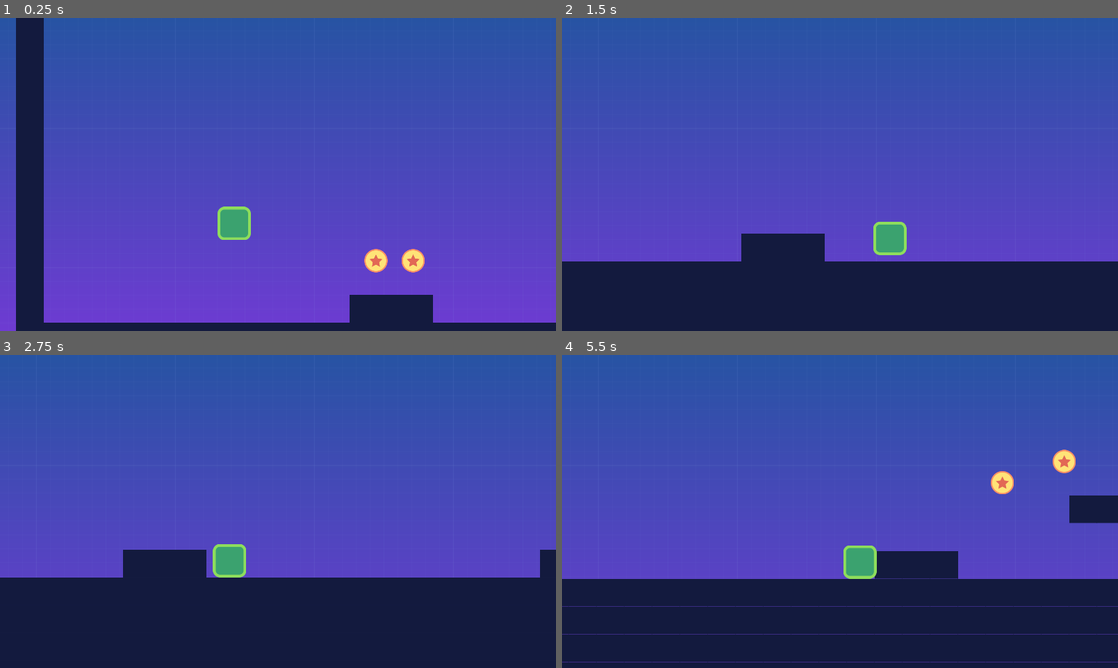
Above: before the commit, frames 1-4 (two rows, left to right).
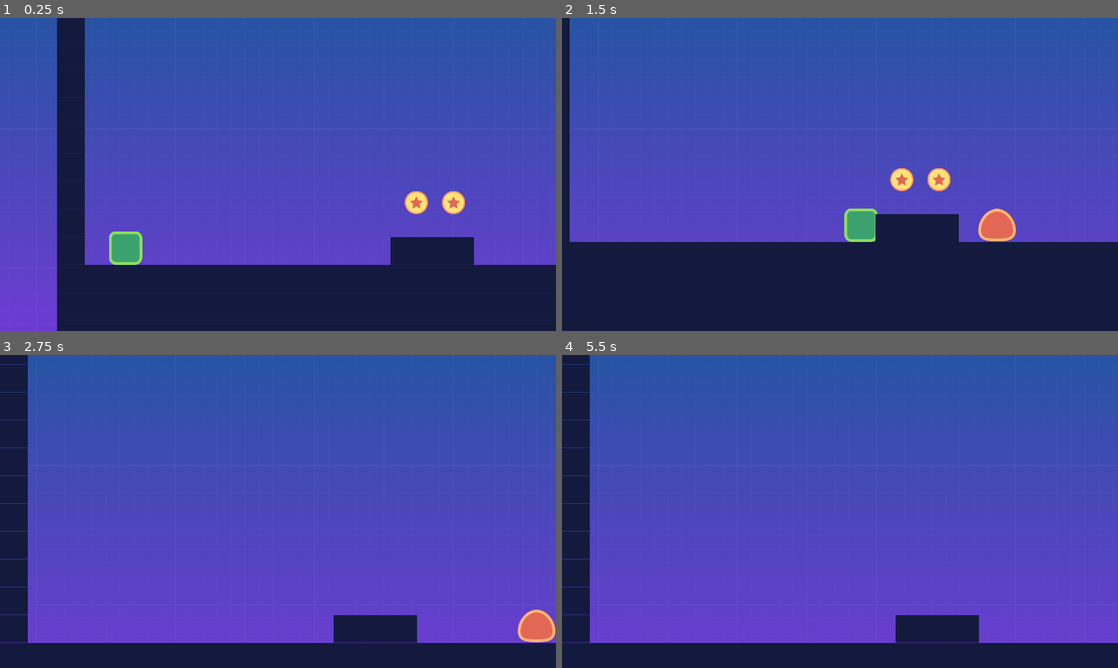
Above: after the commit, the same moments.

Repository: mai-soup/2DPlatformerGodot
Game: Godot game, scene res://src/Levels/Level01.tscn
Two runs of this game, one before a commit and one after it. Both use one fixed random seed, a clock stepped at 60 frames per second and the inputs below.
Inputs:
- Up to frame 1 (0.25 s): no input
- Up to frame 2 (1.5 s): hold D (move_right) from 0.53 s (still down); tap W (jump) at 0.77 s
- Up to frame 3 (2.75 s): tap W (jump) at 1.52 s; release D (move_right) at 2.03 s; hold A (move_left) from 2.03 s (still down)
- Up to frame 4 (5.5 s): release A (move_left) at 2.78 s; hold D (move_right) 2.78-4.28 s; tap W (jump) at 3.02, 3.77, 4.52 s; hold A (move_left) 4.28-5.03 s; hold D (move_right) from 5.03 s (still down)

The runs differ from the first frame. In frame 1, 27% of the frame differs, in the area x 2-100%, y 0-100%; in frame 2, 9.7%; in frame 3, 24%; in frame 4, 25%.

Commit message:
fix enemy and player not interacting properly, fix coins being stompable

Diff:
--- a/src/Actors/Enemy.tscn
+++ b/src/Actors/Enemy.tscn
@@ -7,7 +7,7 @@
 extents = Vector2( 39.5, 39 )
 
 [sub_resource type="RectangleShape2D" id=2]
-extents = Vector2( 50, 2.1875 )
+extents = Vector2( 50, 1.1875 )
 
 [node name="Enemy" type="KinematicBody2D"]
 collision_layer = 2
@@ -33,7 +33,7 @@
 collision_layer = 2
 
 [node name="CollisionShape2D" type="CollisionShape2D" parent="StompDetector"]
-position = Vector2( 0, -24.1875 )
+position = Vector2( 0, -25.1875 )
 shape = SubResource( 2 )
 
 [connection signal="body_entered" from="StompDetector" to="." method="_on_StompDetector_body_entered"]
--- a/src/Actors/Player.gd
+++ b/src/Actors/Player.gd
@@ -11,7 +11,7 @@
 func _physics_process(delta: float) -> void:
 	var is_jump_interrupted: = Input.is_action_just_released("jump") and _velocity.y < 0.0
 	_velocity = calculate_move_velocity(_velocity, get_direction(), speed, is_jump_interrupted)
-	_velocity = move_and_slide(_velocity, Vector2.UP)
+	_velocity.y = move_and_slide(_velocity, Vector2.UP).y
 
 func get_direction() -> Vector2:
 	# moving to the right is 1.0, to the left is -1.0
--- a/src/Actors/Player.tscn
+++ b/src/Actors/Player.tscn
@@ -7,7 +7,7 @@
 extents = Vector2( 42, 43.5 )
 
 [sub_resource type="RectangleShape2D" id=2]
-extents = Vector2( 46, 44.5 )
+extents = Vector2( 46, 47.5 )
 
 [node name="Player" type="KinematicBody2D"]
 collision_mask = 8
@@ -36,10 +36,9 @@
 [node name="EnemyDetector" type="Area2D" parent="."]
 modulate = Color( 0.0196078, 0.0431373, 0.654902, 1 )
 collision_mask = 2
-monitorable = false
 
 [node name="CollisionShape2D" type="CollisionShape2D" parent="EnemyDetector"]
-position = Vector2( 0, -41.5 )
+position = Vector2( 0, -44.5 )
 shape = SubResource( 2 )
 
 [connection signal="area_entered" from="EnemyDetector" to="." method="_on_EnemyDetector_area_entered"]
--- a/src/Levels/Level01.tscn
+++ b/src/Levels/Level01.tscn
@@ -23,6 +23,12 @@
 margin_bottom = 1080.0
 texture = ExtResource( 5 )
 
+[node name="Player" parent="." instance=ExtResource( 7 )]
+position = Vector2( 198, 710 )
+speed = Vector2( 800, 1500 )
+gravity = 4000.0
+stomp_impact = 1500.0
+
 [node name="TileMap" type="TileMap" parent="."]
 position = Vector2( 0, 267 )
 tile_set = ExtResource( 1 )
@@ -31,18 +37,6 @@
 collision_mask = 0
 format = 1
 tile_data = PoolIntArray( -262144, 0, 0, -262058, 0, 0, -262057, 0, 0, -196608, 0, 0, -196522, 0, 0, -196521, 0, 0, -13 …(10274 unchanged characters)…
-
-[node name="Player" parent="." instance=ExtResource( 7 )]
-position = Vector2( 627, 456 )
-speed = Vector2( 800, 1500 )
-gravity = 4000.0
-stomp_impact = 1600.0
-
-[node name="Camera2D" parent="Player" index="2"]
-limit_right = 7040
-
-[node name="CollisionShape2D" parent="Player/EnemyDetector" index="0"]
-position = Vector2( -417, 253 )
 
 [node name="Enemy" parent="." instance=ExtResource( 6 )]
 position = Vector2( 1654, 502 )
--- a/src/Objects/Coin.tscn
+++ b/src/Objects/Coin.tscn
@@ -83,6 +83,7 @@
 [node name="Coin" type="Area2D"]
 position = Vector2( 0, 4 )
 collision_layer = 4
+monitorable = false
 script = ExtResource( 2 )
 
 [node name="coin" type="Sprite" parent="."]
